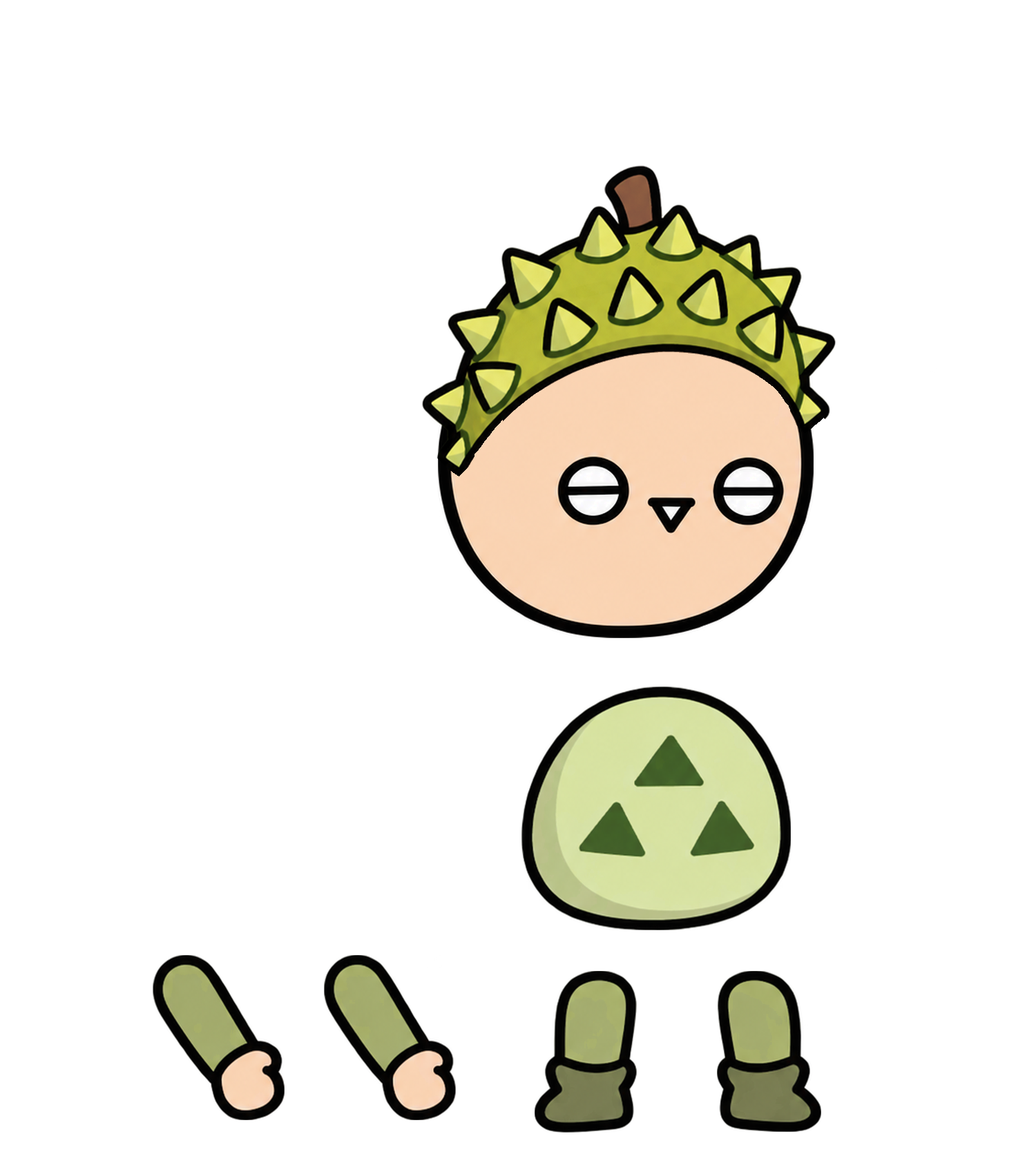
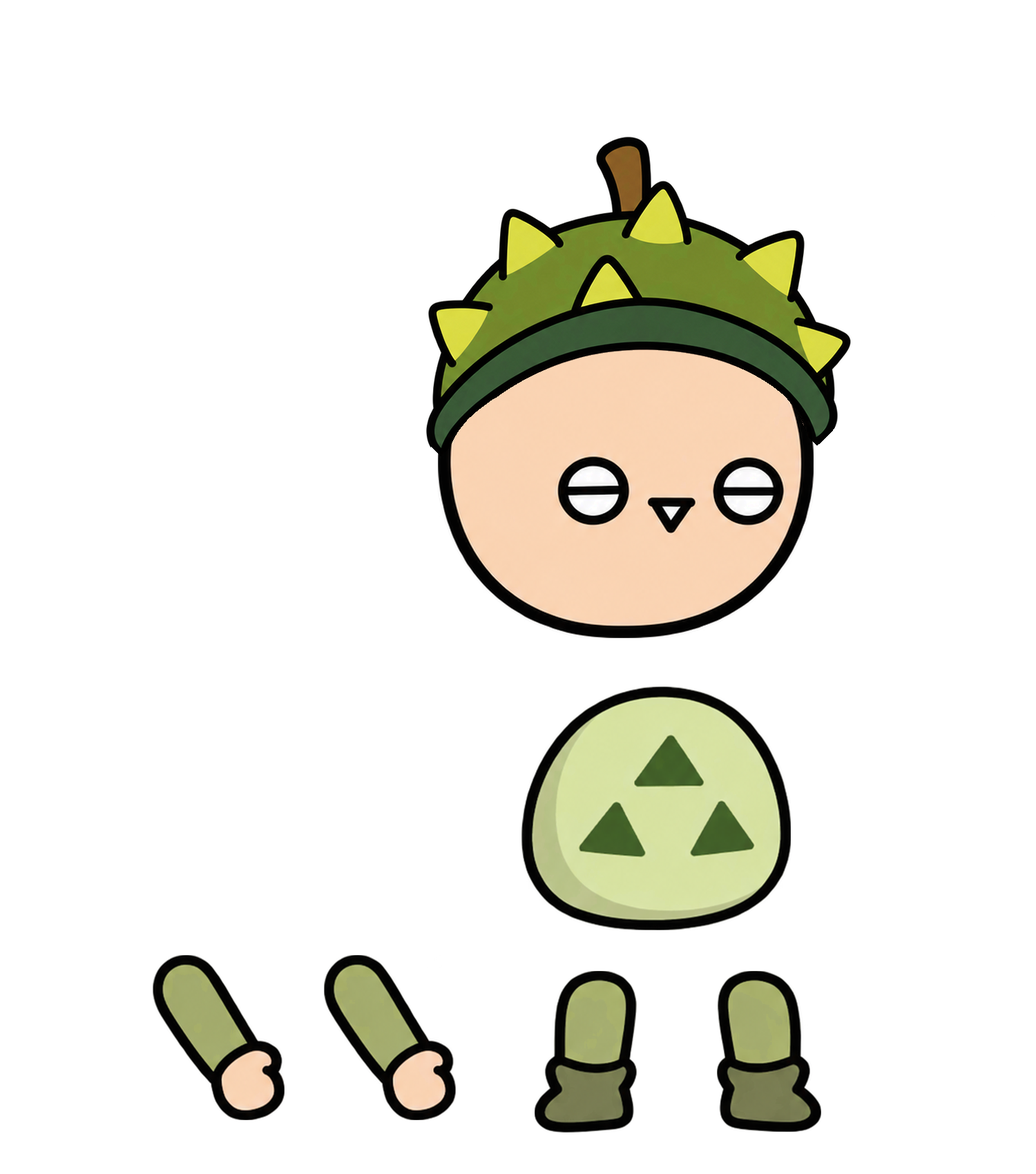
Layer changes from the first 1036×1174 image to the second:
painted on "머리" over (421, 135, 852, 477)
